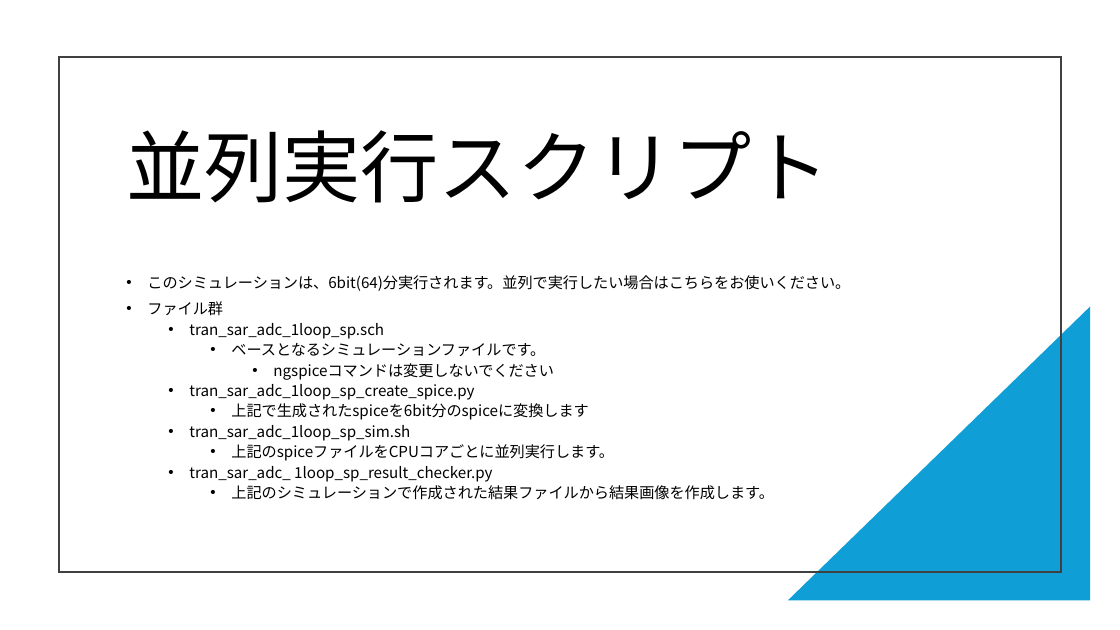
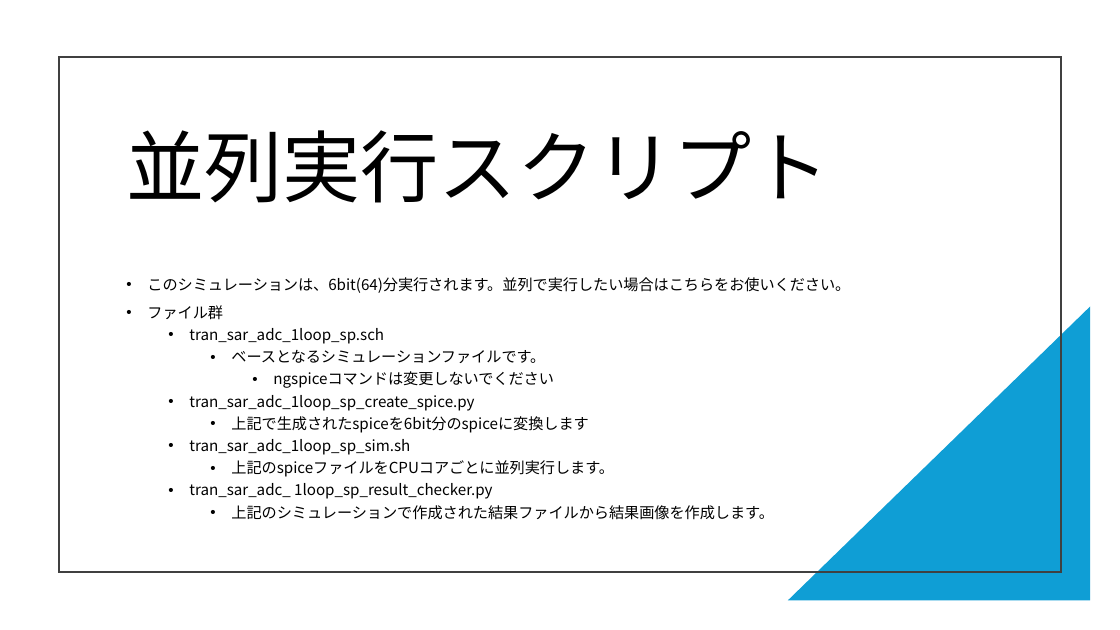
Before and after one commit to ishi-kai/openmpw-transistor-level-examples, a slide deck: slide 126 of SKY130/docs/SAR-ADC_SKY130.pptx. Drawn at 1120x630 pixels with LibreOffice and Linux fonts; fonts in the diff are those of the drawing. Boxes give left, top, right and bottom in pixels: in the first picture for what was removed or moved away, otherwise in the second. Text is boxed around its words. In the diff, an @@ line names an element or a change of style, - is before the commit and + after.

```diff
--- a/SKY130/docs/SAR-ADC_SKY130.pptx
+++ b/SKY130/docs/SAR-ADC_SKY130.pptx
@@ text "このシミュレーションは、6bit(64)分実行されます。並列で実行したい場合はこちらをお使いください。" at (x1=147, y1=277, x2=850, y2=520): line spacing 0.8 to 0.9 @@
```
Also in this commit, not shown: 3 other slides changed, 1 other file.
